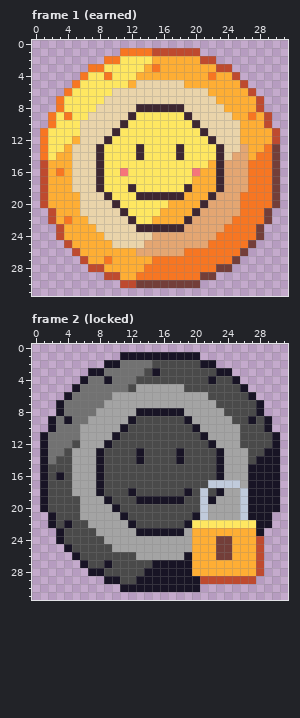
Edited in one commit: pixel-art file (art/badges/badge-local-favourite.aseprite). The picture above is the old version.
32x32 pixels, 2 frames. Shown: frame 1 (earned), frame 2 (locked).
Once edited:
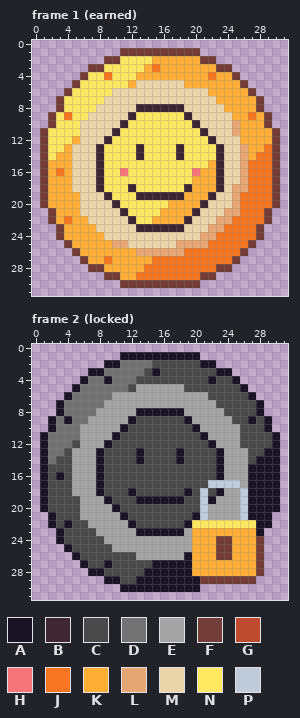
Palette (. is transparent): A #181425  B #3e2731  C #4a4a4a  D #727272  E #a4a4a4  F #733e39  G #be4a2f  H #f6757a  J #f77622  K #feae34  L #e4a672  M #ead4aa  N #fee761  P #c0cbdc
The exact change:
Frame 1 (earned):
y 1: x 11..20 JJJJGGGGGG -> FFFFFFFFFF
y 2: x 9..10 JJ -> FF; x 21..22 GG -> FF
y 3: x 7..8 JJ -> FF; x 23..24 GG -> FF
y 4: x 6 J -> F; x 25 G -> F
y 5: x 5 J -> F; x 26 G -> F
y 6: x 4 J -> F; x 27 G -> F
y 7..8: x 3 J -> F; x 28 G -> F
y 9: x 2 J -> F; x 29 G -> F
y 10: x 2 J -> F; x 25 M -> L; x 29 G -> F
y 11: x 1 J -> F; x 25 M -> L; x 30 G -> F
y 12: x 1 J -> F; x 30 G -> F
y 13: x 1 J -> F
y 14: x 1 J -> F; x 25 L -> M
y 15..17: x 1 G -> F; x 24..25 LL -> MM
y 18: x 1 G -> F; x 24 L -> M
y 19: x 1 G -> F; x 23..24 LL -> MM
y 20: x 1 G -> F; x 22..24 LLL -> MMM
y 21: x 2 G -> F; x 21..23 LLL -> MMM
y 22: x 2 G -> F; x 20..22 LLL -> MMM
y 23: x 3 G -> F; x 19..21 LLL -> MMM
y 24: x 3 G -> F; x 15..20 LLLLLL -> MMMMMM
y 25: x 4 G -> F; x 10..11 MM -> LL; x 14..17 LLLL -> MMMM
y 26: x 5 G -> F
y 27: x 6 G -> F
y 28: x 7..8 GG -> FF
y 29: x 9..10 GG -> FF
y 30: x 11..12 GG -> FF
Frame 2 (locked):
y 24..28: x 28 G -> F
y 29: x 21..27 GGGGGGG -> FFFFFFF
Boxes around the changes in both pictures, in picture pixels (x1, y1, x2, y2):
changed: (40, 48, 280, 288)
changed: (200, 536, 264, 584)
